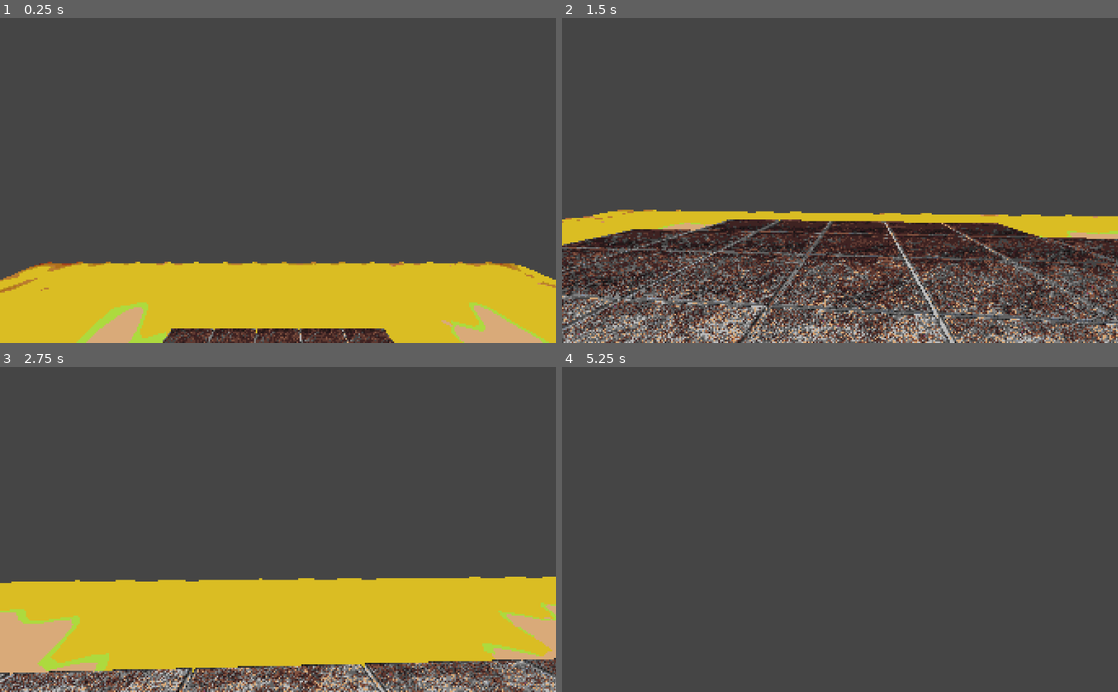
Above: before the commit, frames 1-4 (two rows, left to right).
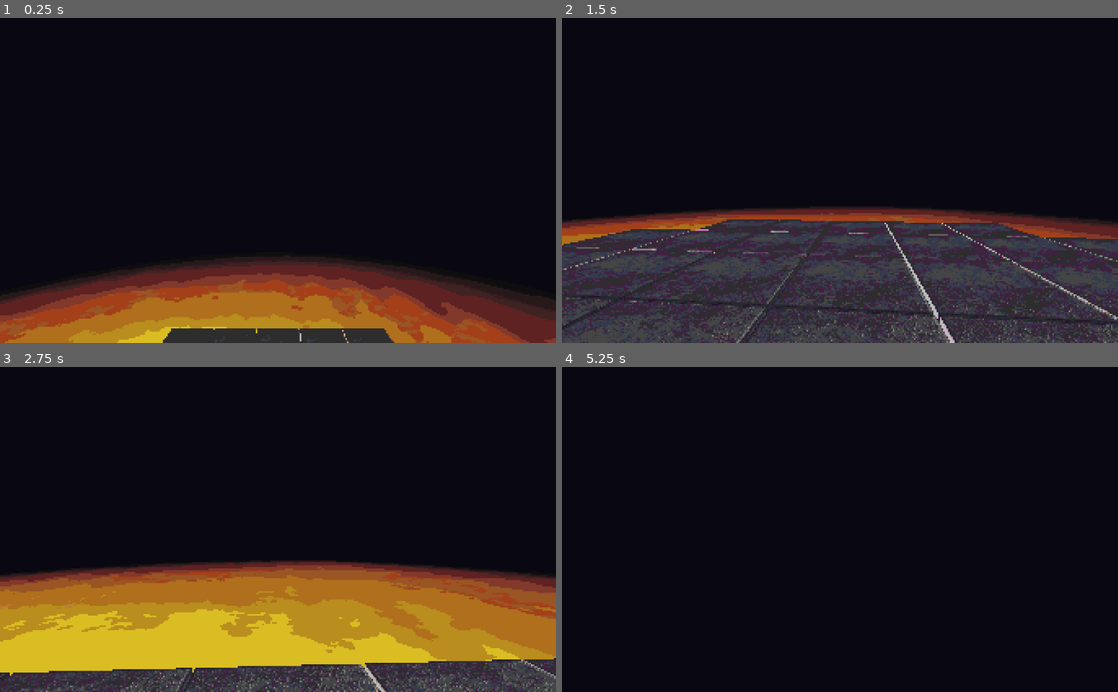
Above: after the commit, the same moments.

Repository: jiisloth/LD50
Game: Godot game, scene res://View.tscn
The game is run twice, just before and just after one commit, with the same random seed, the same clock (stepped at 60 frames per second) and the same inputs. This scene is started directly instead of the project's main scene.
Inputs (mouse positions are in pixels of both pictures, inside the frame that each line leads up to):
- Up to frame 1 (0.25 s): no input
- Up to frame 2 (1.5 s): move the mouse to (867, 180) at 0.52 s; hold W (forward) from 0.53 s (still down); click (867, 180) at 0.67 s; tap Space (jump) at 0.77 s; move the mouse to (812, 180) at 1.27 s
- Up to frame 3 (2.75 s): keep holding W (forward); tap Space (jump) at 1.52 s; move the mouse to (289, 523) at 2.02 s
- Up to frame 4 (5.25 s): keep holding W (forward); move the mouse to (834, 536) at 2.77 s; click (834, 536) at 2.92 s; tap Space (jump) at 3.02, 3.77, 4.52 s; move the mouse to (878, 532) at 3.52 s; move the mouse to (795, 526) at 4.27 s; move the mouse to (845, 529) at 5.02 s; click (845, 529) at 5.17 s

The runs differ from the first frame. In frame 1, 99% of the frame differs, in the area x 0-100%, y 0-100%; in frame 2, 92%; in frame 3, 91%; in frame 4, 100%.

Commit message:
changed settings

Diff:
--- a/Project/Magma.tres
+++ b/Project/Magma.tres
@@ -8,7 +8,7 @@
 uniform sampler2D noise;
 
 float height(vec2 pos, float time) {
-    return (0.1*sin(pos.x+time)+0.2*sin(pos.y*0.5+time*0.5));
+    return (0.05*sin(pos.x+time)*cos(time)+0.03*sin(pos.y*0.8+time*0.5));
    }
 
 void vertex() {
@@ -19,8 +19,12 @@
    }
 
 void fragment() {
-    float noiseC = texture(noise, vec2(UV.x+sin(TIME*0.1)*0.1, UV.y+cos(TIME*0.1)*0.1)*2.0).r;
-    vec4 color = mix(color1, color2, noiseC+sin(TIME*1.5)*0.1);
+
+    float noiseC = texture(noise, vec2(UV.x+sin(TIME*0.1)*0.1, UV.y+sin(TIME*0.2)*0.1)*5.0).r;
+    float noiseC2 = texture(noise, vec2(UV.x+cos(TIME*0.1)*0.01, UV.y+cos(TIME*0.1)*0.01)*20.0).r;
+    vec4 colorA = mix(color1, color2, noiseC+sin(TIME*1.5)*0.1);
+    vec4 colorB = mix(color2, color1, noiseC2+cos(TIME*1.5)*0.1);
+    vec4 color = mix(colorA, colorB, 0.5);
     ALBEDO = color.rgb;
 }"
 
@@ -34,6 +38,6 @@
 
 [resource]
 shader = SubResource( 5 )
-shader_param/color1 = Color( 1, 0.701961, 0, 1 )
+shader_param/color1 = Color( 1, 0.796078, 0, 1 )
 shader_param/color2 = Color( 1, 0, 0, 1 )
 shader_param/noise = SubResource( 7 )
--- a/Project/Magma.tscn
+++ b/Project/Magma.tscn
@@ -10,12 +10,12 @@
 albedo_color = Color( 0.0156863, 0, 0, 1 )
 
 [sub_resource type="BoxShape" id=3]
-extents = Vector3( 50, 5, 50 )
+extents = Vector3( 200, 5, 200 )
 
 [sub_resource type="PlaneMesh" id=4]
-size = Vector2( 100, 100 )
-subdivide_width = 100
-subdivide_depth = 100
+size = Vector2( 400, 400 )
+subdivide_width = 300
+subdivide_depth = 300
 
 [node name="Magma" type="Spatial"]
 script = ExtResource( 2 )
@@ -37,39 +37,206 @@
 material/0 = ExtResource( 1 )
 
 [node name="OmniLight" type="OmniLight" parent="."]
-transform = Transform( 1, 0, 0, 0, 1, 0, 0, 0, 1, 32.5628, 8.27444, -34.9613 )
-light_energy = 16.0
-light_indirect_energy = 4.67
+transform = Transform( 1, 0, 0, 0, 1, 0, 0, 0, 1, 122.838, 7.67136, 23.775 )
+light_color = Color( 1, 0.898039, 0.733333, 1 )
+light_energy = 9.289
+light_indirect_energy = 4.271
 omni_range = 53.252
 
 [node name="OmniLight5" type="OmniLight" parent="."]
-transform = Transform( 1, 0, 0, 0, 1, 0, 0, 0, 1, -3.91541, 8.27444, -4.9015 )
-light_energy = 16.0
-light_indirect_energy = 4.67
+transform = Transform( 1, 0, 0, 0, 1, 0, 0, 0, 1, 63.4799, 7.67136, 127.979 )
+light_color = Color( 1, 0.898039, 0.733333, 1 )
+light_energy = 9.289
+light_indirect_energy = 4.271
 omni_range = 53.252
 
 [node name="OmniLight6" type="OmniLight" parent="."]
-transform = Transform( 1, 0, 0, 0, 1, 0, 0, 0, 1, -43.1469, 8.27444, -4.9015 )
-light_energy = 16.0
-light_indirect_energy = 4.67
+transform = Transform( 1, 0, 0, 0, 1, 0, 0, 0, 1, -3.89834, 7.67136, 53.8348 )
+light_color = Color( 1, 0.898039, 0.733333, 1 )
+light_energy = 9.289
+light_indirect_energy = 4.271
 omni_range = 53.252
 
 [node name="OmniLight2" type="OmniLight" parent="."]
-transform = Transform( 1, 0, 0, 0, 1, 0, 0, 0, 1, 32.5628, 8.27444, 21.7834 )
-light_energy = 16.0
-light_indirect_energy = 4.67
+transform = Transform( 1, 0, 0, 0, 1, 0, 0, 0, 1, 99.9581, 7.67136, 80.5197 )
+light_color = Color( 1, 0.898039, 0.733333, 1 )
+light_energy = 9.289
+light_indirect_energy = 4.271
 omni_range = 53.252
 
 [node name="OmniLight3" type="OmniLight" parent="."]
-transform = Transform( 1, 0, 0, 0, 1, 0, 0, 0, 1, -23.7581, 8.27444, -34.9613 )
-light_energy = 16.0
-light_indirect_energy = 4.67
+transform = Transform( 1, 0, 0, 0, 1, 0, 0, 0, 1, 63.0013, 7.67136, 16.0628 )
+light_color = Color( 1, 0.898039, 0.733333, 1 )
+light_energy = 9.289
+light_indirect_energy = 4.271
+omni_range = 53.252
+
+[node name="OmniLight9" type="OmniLight" parent="."]
+transform = Transform( 1, 0, 0, 0, 1, 0, 0, 0, 1, 157.66, 7.67136, -33.9614 )
+light_color = Color( 1, 0.898039, 0.733333, 1 )
+light_energy = 9.289
+light_indirect_energy = 4.271
+omni_range = 53.252
+
+[node name="OmniLight10" type="OmniLight" parent="."]
+transform = Transform( 1, 0, 0, 0, 1, 0, 0, 0, 1, 157.66, 7.67136, 76.8103 )
+light_color = Color( 1, 0.898039, 0.733333, 1 )
+light_energy = 9.289
+light_indirect_energy = 4.271
 omni_range = 53.252
 
 [node name="OmniLight4" type="OmniLight" parent="."]
-transform = Transform( 1, 0, 0, 0, 1, 0, 0, 0, 1, -23.7581, 8.27444, 21.7834 )
-light_energy = 16.0
-light_indirect_energy = 4.67
+transform = Transform( 1, 0, 0, 0, 1, 0, 0, 0, 1, 43.6372, 7.67136, 80.5197 )
+light_color = Color( 1, 0.898039, 0.733333, 1 )
+light_energy = 9.289
+light_indirect_energy = 4.271
+omni_range = 53.252
+
+[node name="OmniLight13" type="OmniLight" parent="."]
+transform = Transform( 1, 0, 0, 0, 1, 0, 0, 0, 1, -87.01, 7.67136, 127.979 )
+light_color = Color( 1, 0.898039, 0.733333, 1 )
+light_energy = 9.289
+light_indirect_energy = 4.271
+omni_range = 53.252
+
+[node name="OmniLight15" type="OmniLight" parent="."]
+transform = Transform( 1, 0, 0, 0, 1, 0, 0, 0, 1, -50.5317, 7.67136, 80.5197 )
+light_color = Color( 1, 0.898039, 0.733333, 1 )
+light_energy = 9.289
+light_indirect_energy = 4.271
+omni_range = 53.252
+
+[node name="OmniLight16" type="OmniLight" parent="."]
+transform = Transform( 1, 0, 0, 0, 1, 0, 0, 0, 1, -87.4886, 7.67136, 27.6433 )
+light_color = Color( 1, 0.898039, 0.733333, 1 )
+light_energy = 9.289
+light_indirect_energy = 4.271
+omni_range = 53.252
+
+[node name="OmniLight17" type="OmniLight" parent="."]
+transform = Transform( 1, 0, 0, 0, 1, 0, 0, 0, 1, -134.758, 7.67136, -0.140472 )
+light_color = Color( 1, 0.898039, 0.733333, 1 )
+light_energy = 9.289
+light_indirect_energy = 4.271
+omni_range = 53.252
+
+[node name="OmniLight18" type="OmniLight" parent="."]
+transform = Transform( 1, 0, 0, 0, 1, 0, 0, 0, 1, -59.2889, 7.67136, -24.2738 )
+light_color = Color( 1, 0.898039, 0.733333, 1 )
+light_energy = 9.289
+light_indirect_energy = 4.271
+omni_range = 53.252
+
+[node name="OmniLight21" type="OmniLight" parent="."]
+transform = Transform( 1, 0, 0, 0, 1, 0, 0, 0, 1, -9.08293, 7.67136, 140.277 )
+light_color = Color( 1, 0.898039, 0.733333, 1 )
+light_energy = 9.289
+light_indirect_energy = 4.271
+omni_range = 53.252
+
+[node name="OmniLight22" type="OmniLight" parent="."]
+transform = Transform( 1, 0, 0, 0, 1, 0, 0, 0, 1, -106.853, 7.67136, 80.5197 )
+light_color = Color( 1, 0.898039, 0.733333, 1 )
+light_energy = 9.289
+light_indirect_energy = 4.271
+omni_range = 53.252
+
+[node name="OmniLight23" type="OmniLight" parent="."]
+transform = Transform( 1, 0, 0, 0, 1, 0, 0, 0, 1, -27.6515, 7.67136, -129.901 )
+light_color = Color( 1, 0.898039, 0.733333, 1 )
+light_energy = 9.289
+light_indirect_energy = 4.271
+omni_range = 53.252
+
+[node name="OmniLight25" type="OmniLight" parent="."]
+transform = Transform( 1, 0, 0, 0, 1, 0, 0, 0, 1, -154.388, 7.67136, -99.8411 )
+light_color = Color( 1, 0.898039, 0.733333, 1 )
+light_energy = 9.289
+light_indirect_energy = 4.271
+omni_range = 53.252
+
+[node name="OmniLight26" type="OmniLight" parent="."]
+transform = Transform( 1, 0, 0, 0, 1, 0, 0, 0, 1, -50.5317, 7.67136, -73.1562 )
+light_color = Color( 1, 0.898039, 0.733333, 1 )
+light_energy = 9.289
+light_indirect_energy = 4.271
+omni_range = 53.252
+
+[node name="OmniLight27" type="OmniLight" parent="."]
+transform = Transform( 1, 0, 0, 0, 1, 0, 0, 0, 1, -87.4886, 7.67136, -126.033 )
+light_color = Color( 1, 0.898039, 0.733333, 1 )
+light_energy = 9.289
+light_indirect_energy = 4.271
+omni_range = 53.252
+
+[node name="OmniLight28" type="OmniLight" parent="."]
+transform = Transform( 1, 0, 0, 0, 1, 0, 0, 0, 1, -134.758, 7.67136, -153.816 )
+light_color = Color( 1, 0.898039, 0.733333, 1 )
+light_energy = 9.289
+light_indirect_energy = 4.271
+omni_range = 53.252
+
+[node name="OmniLight32" type="OmniLight" parent="."]
+transform = Transform( 1, 0, 0, 0, 1, 0, 0, 0, 1, -9.08293, 7.67136, -13.3993 )
+light_color = Color( 1, 0.898039, 0.733333, 1 )
+light_energy = 9.289
+light_indirect_energy = 4.271
+omni_range = 53.252
+
+[node name="OmniLight33" type="OmniLight" parent="."]
+transform = Transform( 1, 0, 0, 0, 1, 0, 0, 0, 1, -106.853, 7.67136, -73.1562 )
+light_color = Color( 1, 0.898039, 0.733333, 1 )
+light_energy = 9.289
+light_indirect_energy = 4.271
+omni_range = 53.252
+
+[node name="OmniLight34" type="OmniLight" parent="."]
+transform = Transform( 1, 0, 0, 0, 1, 0, 0, 0, 1, 144.163, 7.67136, -129.901 )
+light_color = Color( 1, 0.898039, 0.733333, 1 )
+light_energy = 9.289
+light_indirect_energy = 4.271
+omni_range = 53.252
+
+[node name="OmniLight35" type="OmniLight" parent="."]
+transform = Transform( 1, 0, 0, 0, 1, 0, 0, 0, 1, 84.8047, 7.67136, -25.6968 )
+light_color = Color( 1, 0.898039, 0.733333, 1 )
+light_energy = 9.289
+light_indirect_energy = 4.271
+omni_range = 53.252
+
+[node name="OmniLight36" type="OmniLight" parent="."]
+transform = Transform( 1, 0, 0, 0, 1, 0, 0, 0, 1, 17.4265, 7.67136, -84.3178 )
+light_color = Color( 1, 0.898039, 0.733333, 1 )
+light_energy = 9.289
+light_indirect_energy = 4.271
+omni_range = 53.252
+
+[node name="OmniLight37" type="OmniLight" parent="."]
+transform = Transform( 1, 0, 0, 0, 1, 0, 0, 0, 1, 121.283, 7.67136, -73.1562 )
+light_color = Color( 1, 0.898039, 0.733333, 1 )
+light_energy = 9.289
+light_indirect_energy = 4.271
+omni_range = 53.252
+
+[node name="OmniLight38" type="OmniLight" parent="."]
+transform = Transform( 1, 0, 0, 0, 1, 0, 0, 0, 1, 84.3262, 7.67136, -126.033 )
+light_color = Color( 1, 0.898039, 0.733333, 1 )
+light_energy = 9.289
+light_indirect_energy = 4.271
+omni_range = 53.252
+
+[node name="OmniLight39" type="OmniLight" parent="."]
+transform = Transform( 1, 0, 0, 0, 1, 0, 0, 0, 1, 37.0566, 7.67136, -153.816 )
+light_color = Color( 1, 0.898039, 0.733333, 1 )
+light_energy = 9.289
+light_indirect_energy = 4.271
+omni_range = 53.252
+
+[node name="OmniLight44" type="OmniLight" parent="."]
+transform = Transform( 1, 0, 0, 0, 1, 0, 0, 0, 1, 64.9621, 7.67136, -73.1562 )
+light_color = Color( 1, 0.898039, 0.733333, 1 )
+light_energy = 9.289
+light_indirect_energy = 4.271
 omni_range = 53.252
 
 [connection signal="body_entered" from="Area" to="." method="_on_Area_body_entered"]
--- a/Project/View.tscn
+++ b/Project/View.tscn
@@ -47,6 +47,7 @@
 ambient_light_energy = 5.14
 fog_enabled = true
 fog_color = Color( 0, 0, 0, 1 )
+fog_depth_end = 62.3
 
 [node name="View" type="CanvasLayer"]
 
--- a/Project/project.godot
+++ b/Project/project.godot
@@ -52,4 +52,5 @@
 
 [rendering]
 
+environment/default_clear_color=Color( 0, 0, 0, 1 )
 environment/default_environment="res://default_env.tres"
Binary file changed: Project/assets/tile.png
Binary file changed: Project/assets/tile_normal.png
